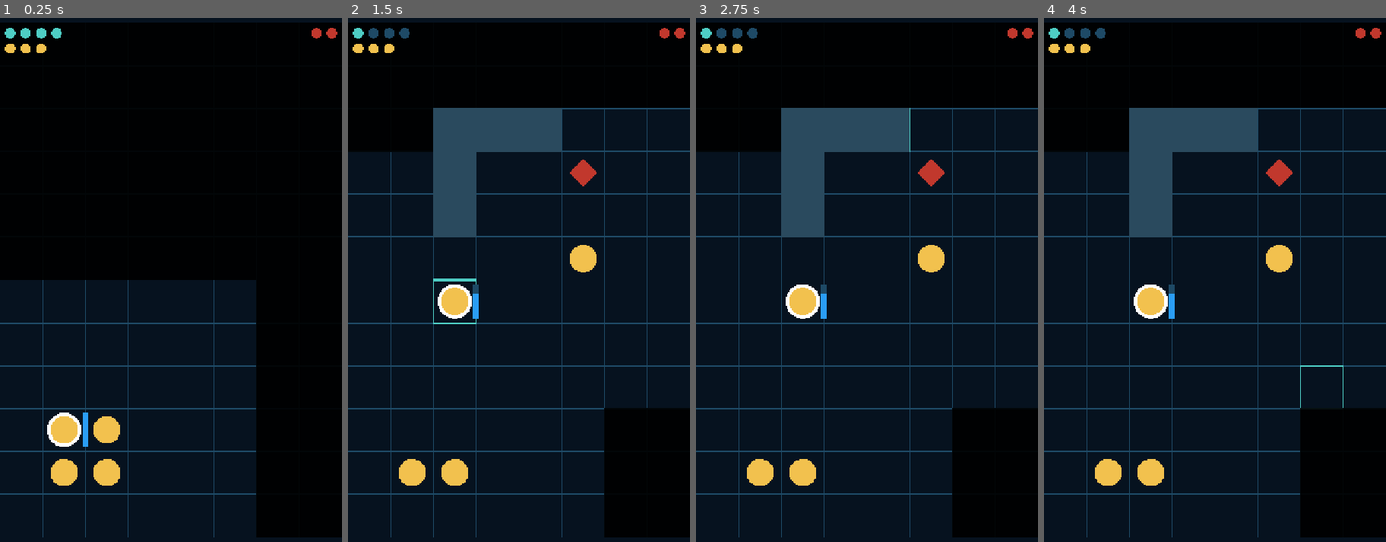
Above: before the commit, frames 1-4 (left to right).
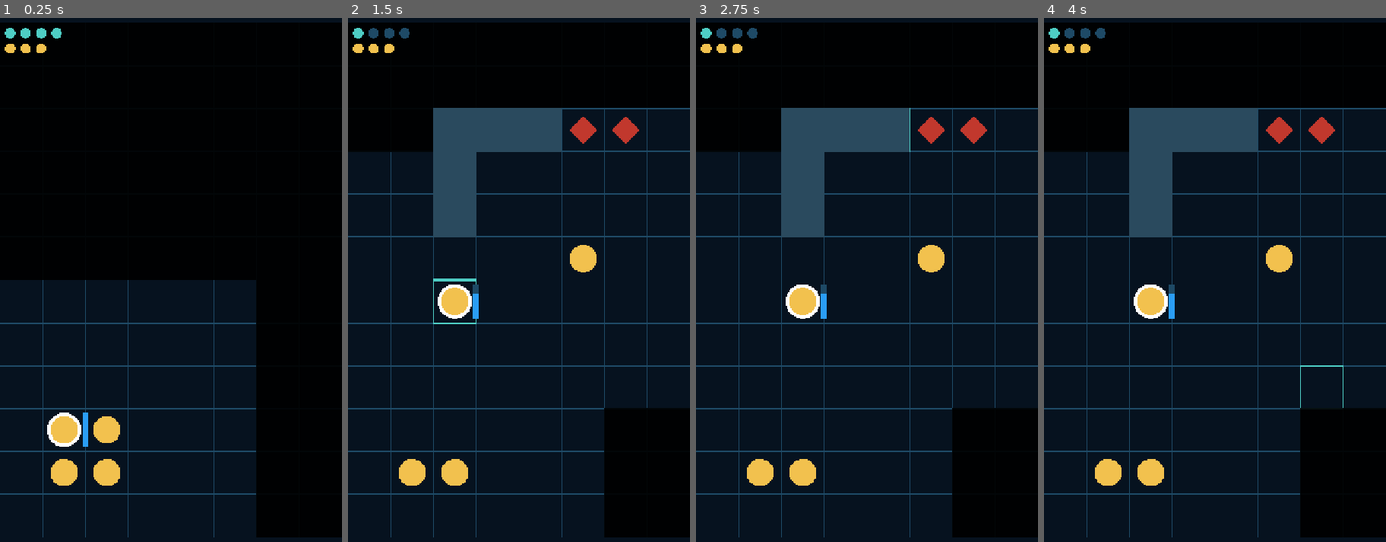
Above: after the commit, the same moments.

Repository: Vivelnow/abisal
Game: Godot game, scene res://abismo.tscn
Two runs of this game, one before a commit and one after it. Both use one fixed random seed, a clock stepped at 60 frames per second and the inputs below.
Inputs (mouse positions are in pixels of both pictures, inside the frame that each line leads up to):
- Up to frame 1 (0.25 s): no input
- Up to frame 2 (1.5 s): tap Enter at 0.5 s; move the mouse to (594, 248) at 0.52 s; click (594, 248) at 0.67 s; tap Space at 1.25 s; move the mouse to (450, 311) at 1.27 s; click (450, 311) at 1.42 s
- Up to frame 3 (2.75 s): tap Enter at 2 s; move the mouse to (901, 143) at 2.02 s; click (901, 143) at 2.17 s
- Up to frame 4 (4 s): tap Space at 2.75 s; move the mouse to (1197, 400) at 2.77 s; click (1197, 400) at 2.92 s; tap Enter at 3.5 s; move the mouse to (1317, 369) at 3.52 s; click (1317, 369) at 3.67 s

The runs differ from the first frame. In frame 1, 0.1% of the frame differs, in the area x 91-99%, y 1-4%; in frame 2, 0.8%, in the area x 64-99%, y 1-33%; in frame 3, 0.8%; in frame 4, 0.8%.

Commit message:
Meta F1: 4 enemigos, victoria, derrota y reinicio

Diff:
--- a/abismo.gd
+++ b/abismo.gd
@@ -14,6 +14,7 @@
 const COLOR_PIP_VACIO := Color("1e4a66")
 const COLOR_NIEBLA := Color(0, 0, 0, 0.92)
 const COLOR_GRIS := Color(0, 0, 0, 0.70)
+const COLOR_TEXTO := Color("ffffff")
 
 const PUNTOS_ACCION_MAX := 4
 const VIDA_MAX_BUZO := 3
@@ -32,6 +33,7 @@
 	Vector2i(2, 4),
 ]
 
+# --- BUZOS ---
 var celdas_buzos := [
 	Vector2i(1, 9),
 	Vector2i(2, 9),
@@ -46,15 +48,51 @@
 
 var celdas_vistas := [{}, {}, {}, {}]
 
-var celda_enemigo := Vector2i(5, 3)
-var vida_enemigo := VIDA_MAX_ENEMIGO
-var enemigo_vivo := true
+# --- ENEMIGOS: ahora son 4, igual que los buzos ---
+var celdas_enemigos := [
+	Vector2i(5, 1),
+	Vector2i(6, 1),
+	Vector2i(5, 2),
+	Vector2i(6, 2),
+]
+var vidas_enemigos := [VIDA_MAX_ENEMIGO, VIDA_MAX_ENEMIGO, VIDA_MAX_ENEMIGO, VIDA_MAX_ENEMIGO]
+var enemigos_vivos := [true, true, true, true]
+
+# --- ESTADO DE PARTIDA ---
+# "jugando", "victoria", "derrota"
+var estado := "jugando"
 
 var celda_tocada := Vector2i(-1, -1)
 var lado := 0.0
 var origen := Vector2.ZERO
 
 func _ready() -> void:
+	for i in 4:
+		_actualizar_memoria(i)
+
+func _reiniciar() -> void:
+	celdas_buzos = [
+		Vector2i(1, 9),
+		Vector2i(2, 9),
+		Vector2i(1, 10),
+		Vector2i(2, 10),
+	]
+	vidas_buzos = [VIDA_MAX_BUZO, VIDA_MAX_BUZO, VIDA_MAX_BUZO, VIDA_MAX_BUZO]
+	puntos_buzos = [PUNTOS_ACCION_MAX, PUNTOS_ACCION_MAX, PUNTOS_ACCION_MAX, PUNTOS_ACCION_MAX]
+	oxigenos_buzos = [OXIGENO_MAX, OXIGENO_MAX, OXIGENO_MAX, OXIGENO_MAX]
+	buzos_vivos = [true, true, true, true]
+	buzo_activo = 0
+	celdas_vistas = [{}, {}, {}, {}]
+	celdas_enemigos = [
+		Vector2i(5, 1),
+		Vector2i(6, 1),
+		Vector2i(5, 2),
+		Vector2i(6, 2),
+	]
+	vidas_enemigos = [VIDA_MAX_ENEMIGO, VIDA_MAX_ENEMIGO, VIDA_MAX_ENEMIGO, VIDA_MAX_ENEMIGO]
+	enemigos_vivos = [true, true, true, true]
+	estado = "jugando"
+	celda_tocada = Vector2i(-1, -1)
 	for i in 4:
 		_actualizar_memoria(i)
 
@@ -84,6 +122,12 @@
 func _celda_ocupada_por_buzo(celda: Vector2i) -> int:
 	for i in 4:
 		if buzos_vivos[i] and celdas_buzos[i] == celda:
+			return i
+	return -1
+
+func _celda_ocupada_por_enemigo(celda: Vector2i) -> int:
+	for i in 4:
+		if enemigos_vivos[i] and celdas_enemigos[i] == celda:
 			return i
 	return -1
 
@@ -154,6 +198,8 @@
 		return origen_celda
 	if _celda_ocupada_por_buzo(siguiente) >= 0:
 		return origen_celda
+	if _celda_ocupada_por_enemigo(siguiente) >= 0:
+		return origen_celda
 	return siguiente
 
 func _todos_sin_puntos() -> bool:
@@ -170,7 +216,6 @@
 	return buzo_activo
 
 func _siguiente_buzo_vivo() -> int:
-	# Devuelve el índice del siguiente buzo vivo, o -1 si no queda ninguno.
 	for i in 4:
 		var idx := (buzo_activo + 1 + i) % 4
 		if buzos_vivos[idx]:
@@ -178,24 +223,58 @@
 	return -1
 
 func _aplicar_muerte_buzo(idx: int) -> void:
-	# Marca al buzo como muerto y ajusta el buzo activo si era él.
 	buzos_vivos[idx] = false
 	if idx == buzo_activo:
 		var siguiente := _siguiente_buzo_vivo()
 		if siguiente >= 0:
 			buzo_activo = siguiente
 
+func _comprobar_fin() -> void:
+	# ¿Quedan enemigos vivos?
+	var hay_enemigos := false
+	for i in 4:
+		if enemigos_vivos[i]:
+			hay_enemigos = true
+			break
+	if not hay_enemigos:
+		estado = "victoria"
+		return
+	# ¿Quedan buzos vivos?
+	var hay_buzos := false
+	for i in 4:
+		if buzos_vivos[i]:
+			hay_buzos = true
+			break
+	if not hay_buzos:
+		estado = "derrota"
+
 func _turno_enemigo() -> void:
-	if enemigo_vivo:
-		var distancia := _distancia_celdas(celda_enemigo, celdas_buzos[buzo_activo])
-		if distancia <= ALCANCE_ATAQUE:
-			vidas_buzos[buzo_activo] = maxi(vidas_buzos[buzo_activo] - DANO_ATAQUE, 0)
-			if vidas_buzos[buzo_activo] <= 0:
-				_aplicar_muerte_buzo(buzo_activo)
+	# Cada enemigo actúa por separado
+	for e in 4:
+		if not enemigos_vivos[e]:
+			continue
+		# Busca el buzo vivo más cercano
+		var objetivo := -1
+		var dist_min := 9999
+		for b in 4:
+			if not buzos_vivos[b]:
+				continue
+			var d := _distancia_celdas(celdas_enemigos[e], celdas_buzos[b])
+			if d < dist_min:
+				dist_min = d
+				objetivo = b
+		if objetivo < 0:
+			continue
+		if dist_min <= ALCANCE_ATAQUE:
+			vidas_buzos[objetivo] = maxi(vidas_buzos[objetivo] - DANO_ATAQUE, 0)
+			if vidas_buzos[objetivo] <= 0:
+				_aplicar_muerte_buzo(objetivo)
 		else:
-			celda_enemigo = _paso_hacia(celda_enemigo, celdas_buzos[buzo_activo])
+			celdas_enemigos[e] = _paso_hacia(celdas_enemigos[e], celdas_buzos[objetivo])
+	# Recarga puntos de todos los buzos
 	for i in 4:
 		puntos_buzos[i] = PUNTOS_ACCION_MAX
+	_comprobar_fin()
 
 func _input(event: InputEvent) -> void:
 	var pos := Vector2.ZERO
@@ -208,35 +287,47 @@
 		pos = event.position
 		hay_toque = true
 
-	if hay_toque:
-		_calcular_geometria()
-		var celda := _posicion_a_celda(pos)
-		if not _celda_valida(celda):
-			return
-
-		celda_tocada = celda
-		var idx_tocado := _celda_ocupada_por_buzo(celda)
-
-		if idx_tocado >= 0:
-			if idx_tocado == buzo_activo:
-				_turno_enemigo()
-				for i in 4:
-					_actualizar_memoria(i)
-			else:
-				buzo_activo = idx_tocado
-		elif enemigo_vivo and celda == celda_enemigo:
+	if not hay_toque:
+		return
+
+	# Si la partida terminó, cualquier toque reinicia
+	if estado != "jugando":
+		_reiniciar()
+		queue_redraw()
+		return
+
+	_calcular_geometria()
+	var celda := _posicion_a_celda(pos)
+	if not _celda_valida(celda):
+		return
+
+	celda_tocada = celda
+	var idx_tocado := _celda_ocupada_por_buzo(celda)
+
+	if idx_tocado >= 0:
+		if idx_tocado == buzo_activo:
+			_turno_enemigo()
+			for i in 4:
+				_actualizar_memoria(i)
+		else:
+			buzo_activo = idx_tocado
+	else:
+		var idx_enemigo := _celda_ocupada_por_enemigo(celda)
+		if idx_enemigo >= 0:
 			var distancia := _distancia_celdas(celdas_buzos[buzo_activo], celda)
 			if distancia <= ALCANCE_ATAQUE and puntos_buzos[buzo_activo] >= COSTE_ATAQUE:
-				vida_enemigo -= DANO_ATAQUE
+				vidas_enemigos[idx_enemigo] -= DANO_ATAQUE
 				puntos_buzos[buzo_activo] -= COSTE_ATAQUE
-				if vida_enemigo <= 0:
-					enemigo_vivo = false
-				if _todos_sin_puntos():
-					_turno_enemigo()
-					for i in 4:
-						_actualizar_memoria(i)
-				elif puntos_buzos[buzo_activo] <= 0:
-					buzo_activo = _siguiente_buzo_con_puntos()
+				if vidas_enemigos[idx_enemigo] <= 0:
+					enemigos_vivos[idx_enemigo] = false
+				_comprobar_fin()
+				if estado == "jugando":
+					if _todos_sin_puntos():
+						_turno_enemigo()
+						for i in 4:
+							_actualizar_memoria(i)
+					elif puntos_buzos[buzo_activo] <= 0:
+						buzo_activo = _siguiente_buzo_con_puntos()
 		elif not _es_pared(celda):
 			var distancia := _distancia_celdas(celdas_buzos[buzo_activo], celda)
 			if distancia > 0 and distancia <= puntos_buzos[buzo_activo]:
@@ -251,7 +342,7 @@
 				elif puntos_buzos[buzo_activo] <= 0:
 					buzo_activo = _siguiente_buzo_con_puntos()
 
-		queue_redraw()
+	queue_redraw()
 
 func _draw() -> void:
 	_calcular_geometria()
@@ -269,8 +360,13 @@
 		var esquina := origen + Vector2(celda_tocada) * lado
 		draw_rect(Rect2(esquina, Vector2(lado, lado)), COLOR_TOQUE, false, 3.0)
 
-	if enemigo_vivo and _esta_iluminada(celda_enemigo):
-		var centro_e := origen + (Vector2(celda_enemigo) + Vector2(0.5, 0.5)) * lado
+	# Dibujar los 4 enemigos
+	for e in 4:
+		if not enemigos_vivos[e]:
+			continue
+		if not _esta_iluminada(celdas_enemigos[e]):
+			continue
+		var centro_e := origen + (Vector2(celdas_enemigos[e]) + Vector2(0.5, 0.5)) * lado
 		var r := lado * 0.32
 		var puntos_rombo := PackedVector2Array([
 			centro_e + Vector2(0, -r),
@@ -280,6 +376,7 @@
 		])
 		draw_colored_polygon(puntos_rombo, COLOR_ENEMIGO)
 
+	# Dibujar los 4 buzos
 	for i in 4:
 		if not buzos_vivos[i]:
 			continue
@@ -288,6 +385,7 @@
 			draw_circle(centro, lado * 0.40, COLOR_BUZO_ACTIVO)
 		draw_circle(centro, lado * 0.32, COLOR_BUZO)
 
+	# Niebla
 	for f in FILAS:
 		for c in COLUMNAS:
 			var celda := Vector2i(c, f)
@@ -303,6 +401,7 @@
 			else:
 				draw_rect(Rect2(esquina_n, Vector2(lado, lado)), COLOR_NIEBLA)
 
+	# HUD
 	var radio_pip := lado * 0.12
 	for i in PUNTOS_ACCION_MAX:
 		var c_pip := origen + Vector2(radio_pip * 3.0 * i + radio_pip * 2.0, radio_pip * 2.0)
@@ -310,11 +409,8 @@
 	for i in VIDA_MAX_BUZO:
 		var c_vida := origen + Vector2(radio_pip * 3.0 * i + radio_pip * 2.0, radio_pip * 5.0)
 		draw_circle(c_vida, radio_pip, COLOR_BUZO if i < vidas_buzos[buzo_activo] else COLOR_LINEA)
-	if enemigo_vivo:
-		for i in VIDA_MAX_ENEMIGO:
-			var c_ve := origen + Vector2(lado * COLUMNAS - radio_pip * 3.0 * i - radio_pip * 2.0, radio_pip * 2.0)
-			draw_circle(c_ve, radio_pip, COLOR_ENEMIGO if i < vida_enemigo else COLOR_LINEA)
-
+
+	# Barra de oxígeno del buzo activo
 	var centro_activo := origen + (Vector2(celdas_buzos[buzo_activo]) + Vector2(0.5, 0.5)) * lado
 	var barra_ancho := lado * 0.14
 	var barra_alto  := lado * 0.80
@@ -328,3 +424,30 @@
 		Rect2(Vector2(barra_x, barra_y + barra_alto - relleno_alto), Vector2(barra_ancho, relleno_alto)),
 		color_o2
 	)
+
+	# Pantalla de fin: victoria o derrota
+	if estado != "jugando":
+		var pantalla := get_viewport_rect().size
+		draw_rect(Rect2(Vector2.ZERO, pantalla), Color(0, 0, 0, 0.75))
+		var texto := "VICTORIA" if estado == "victoria" else "DERROTA"
+		var color_texto := Color("4ecdc4") if estado == "victoria" else Color("c1382d")
+		var tam := lado * 1.2
+		var pos_texto := Vector2(pantalla.x / 2.0, pantalla.y / 2.0)
+		draw_string(
+			ThemeDB.fallback_font,
+			pos_texto,
+			texto,
+			HORIZONTAL_ALIGNMENT_CENTER,
+			-1,
+			int(tam),
+			color_texto
+		)
+		draw_string(
+			ThemeDB.fallback_font,
+			pos_texto + Vector2(0, tam * 1.4),
+			"Toca para reiniciar",
+			HORIZONTAL_ALIGNMENT_CENTER,
+			-1,
+			int(tam * 0.45),
+			COLOR_TEXTO
+		)
